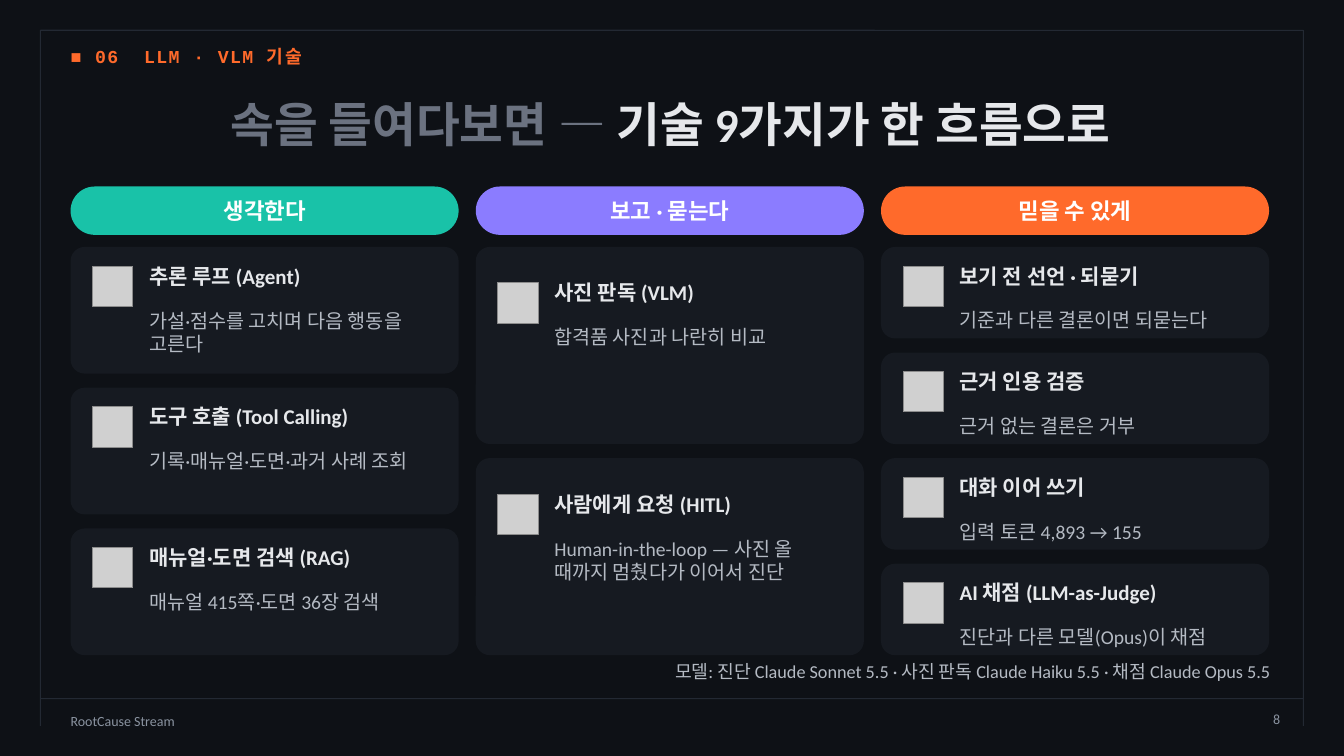
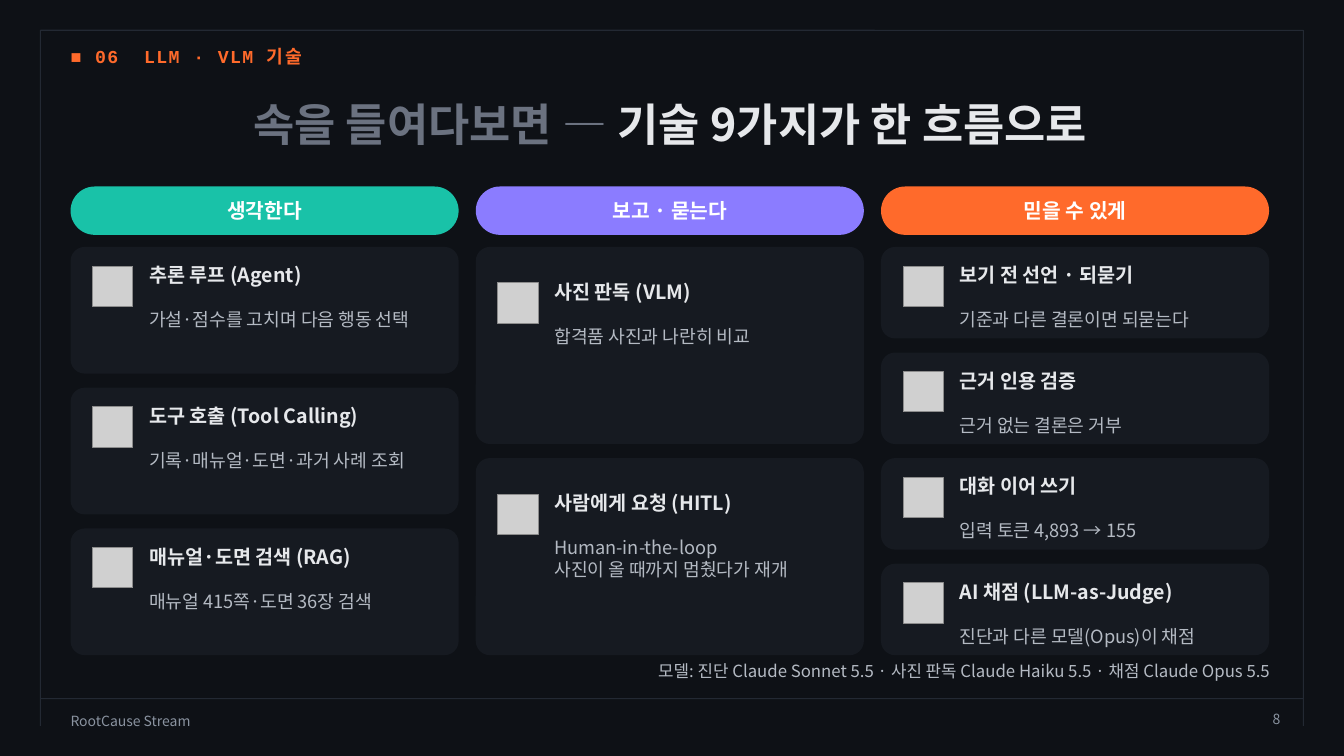
Before and after one commit to dlwogud/rootcause-stream, a slide deck: slide 8 of deck/RootCause_Stream_발표자료.pptx. Drawn at 1344x756 pixels with LibreOffice and Linux fonts; fonts in the diff are those of the drawing; grey boxes stand for pictures; background and template pictures are left out. Boxes give left, top, right and bottom in pixels: in the first picture for what was removed or moved away, otherwise in the second. Text is boxed around its words. In the diff, an @@ line names an element or a change of style, - is before the commit and + after.

```diff
--- a/deck/RootCause_Stream_발표자료.pptx
+++ b/deck/RootCause_Stream_발표자료.pptx
@@ title "속을 들여다보면 — 기술 9가지가 ..." at [253,103,1087,145]: size 34 to 32 pt, font Calibri to Noto Sans CJK KR @@
@@ size 16 to 14.5 pt, font Calibri to Noto Sans CJK KR in 3 elements at [227,201,302,220], [612,201,727,220], [1024,201,1126,220] @@
@@ text at [149,311,409,328]: text changed; size 14 to 13 pt; font Calibri to Noto Sans CJK KR @@
-가설·점수를 고치며 다음 행동을 고른다
+가설·점수를 고치며 다음 행동 선택
@@ text at [554,539,787,578]: text changed; size 14 to 13 pt; font Calibri to Noto Sans CJK KR @@
-Human-in-the-loop — 사진 올 때까지 멈췄다가 이어서 진단
+Human-in-the-loop
+사진이 올 때까지 멈췄다가 재개
@@ size 15 to 14 pt, font Calibri to Noto Sans CJK KR in 9 elements at [149,265,301,287], [149,406,358,428], [149,547,350,568], [554,282,691,303], [554,493,732,514], [960,265,1134,284], [960,371,1077,390], [960,476,1077,495], [960,582,1173,604] @@
@@ size 14 to 13 pt, font Calibri to Noto Sans CJK KR in 7 elements at [149,452,404,469], [149,593,372,610], [554,328,750,345], [960,311,1189,328], [960,417,1122,434], [960,522,1136,540], [960,628,1195,647] @@
@@ text "모델: 진단 Claude Sonnet 5.5 ..." at [658,663,1270,681]: size 13 to 12 pt, font Calibri to Noto Sans CJK KR @@
@@ text "RootCause Stream" at [71,715,191,726]: font Calibri to Noto Sans CJK KR @@
```
Also in this commit, not shown: 17 other slides changed, 2 other files.
